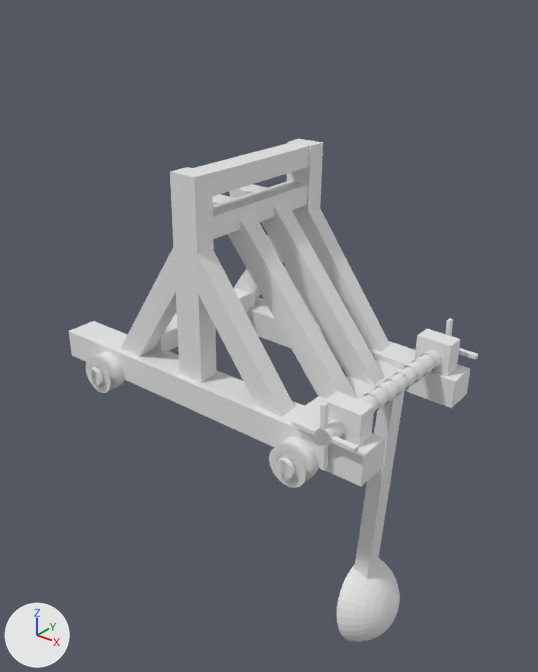
What one commit did to the FBX model Assets/Models/Catapult/catapult texture attempt 28.11 v6.fbx.
One viewpoint serves both versions: a 50 mm lens placed at (10.25, -11.53, 7.64), pointed at (1.07, -0.05, 0.53). The axes (+X, +Y, +Z) are drawn at lower left. The lights are the same throughout. Vertices at the same position are counted once.

Objects in the first picture: 'Catapult arm', 'Support frame', 'Winch'.
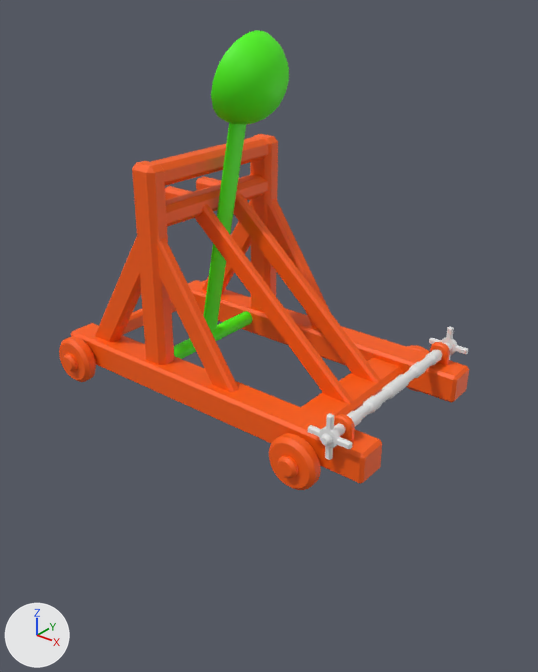
Boxes (x1, y1, x2, y2) around the edits, measured in the pictures (538 x 672 px):
'Support frame', no longer drawn
    before: (69, 139, 470, 488)
'Catapult', added (orange)
    after: (59, 134, 469, 490)
'Spoon', added (green)
    after: (174, 30, 289, 359)
'Catapult arm', no longer drawn
    before: (337, 390, 405, 642)
'Winch', reshaped, moved, turned, rescaled
    before: (292, 318, 478, 470)
    after: (308, 326, 469, 460)
part 1 of me_cylinder_001, deleted
    before: (315, 350, 441, 446)
part 2 of me_cylinder_001, built on
    before: (292, 318, 478, 470)
    after: (308, 326, 469, 460)

The change, as a diff of the scene's bpy script:
```diff
--- a/Assets/Models/Catapult/catapult texture attempt 28.11 v6.fbx.py
+++ b/Assets/Models/Catapult/catapult texture attempt 28.11 v6.fbx.py
@@ mat_base @@
+mat_base = principled_material('Base')
+mat_base.base_color = (1.0, 0.111, 0.0)  # orange #ff5e00
+mat_base.roughness = 0.553
@@ mat_spoon1 @@
+mat_spoon1 = principled_material('Spoon1')
+mat_spoon1.base_color = (0.0783, 1.0, 0.0)  # green #4fff00
+mat_spoon1.roughness = 0.553
@@ me_cylinder_001 @@
 # used by ob_winch; parent = ob_support_frame; location = (-0.105, -7.914, -0.231); rotation_euler = (1.577, -0.203, -0.019), in degrees (90, -12, -1.1); scale = (0.423, 0.487, 11.2)
-me_cylinder_001.from_pydata(...)  # 2912 vertices, 2332 faces; spans x -4.14..3.94, y -3.94..3.71, z -0.94..0.98
-me_cylinder_001.materials.append(mat_material_001)  # white #e7e7e7
+me_cylinder_001.from_pydata(...)  # 1054 vertices, 1016 faces; spans x -4.41..4.41, y -23.98..23.98, z -4.41..4.41
+# me_cylinder_001 part 1: 18 loose pieces with 2880 vertices, spanning x -1.19..1.19, y -1.13..1.13, z -0.94..0.98, are deleted
+# me_cylinder_001 part 2: 32 vertices removed from x -4.14..3.94, y -3.94..3.71, z -0.94..0.98; 1054 vertices added at x -4.41..4.41, y -23.98..23.98, z -4.41..4.41
+me_cylinder_001.materials.append(mat_material)  # white #e7e7e7
@@ me_mesh @@
+me_mesh.from_pydata(...)  # 1465 vertices, 1505 faces; spans x -399.0..399.0, y -263.0..263.0, z -255.0..255.0
+me_mesh.materials.append(mat_base)  # orange #ff5e00
@@ me_mesh_001 @@
+me_mesh_001.from_pydata(...)  # 402 vertices, 380 faces; spans x -0.4..17.6, y -7.6..7.6, z -0.5..2.8
+me_mesh_001.materials.append(mat_spoon1)  # green #4fff00
@@ ob_support_frame @@
-ob_support_frame = bpy.data.objects.new('Support frame', me_cube_000)
+ob_support_frame = bpy.data.objects.new('Support frame', None)
 ob_support_frame.location = (4.35, 1.42, 0.59)
@@ ob_catapult_arm @@
-ob_catapult_arm = bpy.data.objects.new('Catapult arm', me_cylinder_007)
+ob_catapult_arm = bpy.data.objects.new('Catapult arm', None)
 ob_catapult_arm.parent = ob_support_frame
-ob_catapult_arm.location = (-0.105, -7.914, -0.231)
-ob_catapult_arm.rotation_euler = (1.577, -0.203, -0.019)  # degrees (90, -12, -1.1)
-ob_catapult_arm.scale = (-0.351, -0.383, -6.98)
+ob_catapult_arm.location = (-12.77, -8.118, -1.676)
+ob_catapult_arm.rotation_euler = (1.571, -0.0186, 0.0)  # degrees (90, -1.1, 0)
+ob_catapult_arm.scale = (0.026, 0.0286, 0.0477)
@@ ob_winch @@
 ob_winch = bpy.data.objects.new('Winch', me_cylinder_001)
-ob_winch.parent = ob_support_frame
-ob_winch.location = (-0.105, -7.914, -0.231)
-ob_winch.rotation_euler = (1.577, -0.203, -0.019)  # degrees (90, -12, -1.1)
-ob_winch.scale = (0.423, 0.487, 11.2)
+ob_winch.parent = ob_catapult
+ob_winch.location = (338.2, -129.7, 0.132)
+ob_winch.rotation_euler = (-1.571, 0.0, 0.0)  # degrees (-90, 0, 0)
+ob_winch.scale = (10.0, 10.0, 10.0)
@@ ob_catapult @@
+ob_catapult = bpy.data.objects.new('Catapult', me_mesh)
+ob_catapult.parent = ob_support_frame
+ob_catapult.location = (-8.867, -8.051, 3.364)
+ob_catapult.rotation_euler = (1.571, -0.0186, 0.0)  # degrees (90, -1.1, 0)
+ob_catapult.scale = (0.026, 0.0286, 0.0477)
@@ ob_spoon @@
+ob_spoon = bpy.data.objects.new('Spoon', me_mesh_001)
+ob_spoon.parent = ob_catapult
+ob_spoon.location = (-152.7, -173.6, 1.404)
+ob_spoon.rotation_euler = (-1.571, 0.0, 1.204)  # degrees (-90, 0, 69)
+ob_spoon.scale = (38.4, 21.0, 35.0)
```
